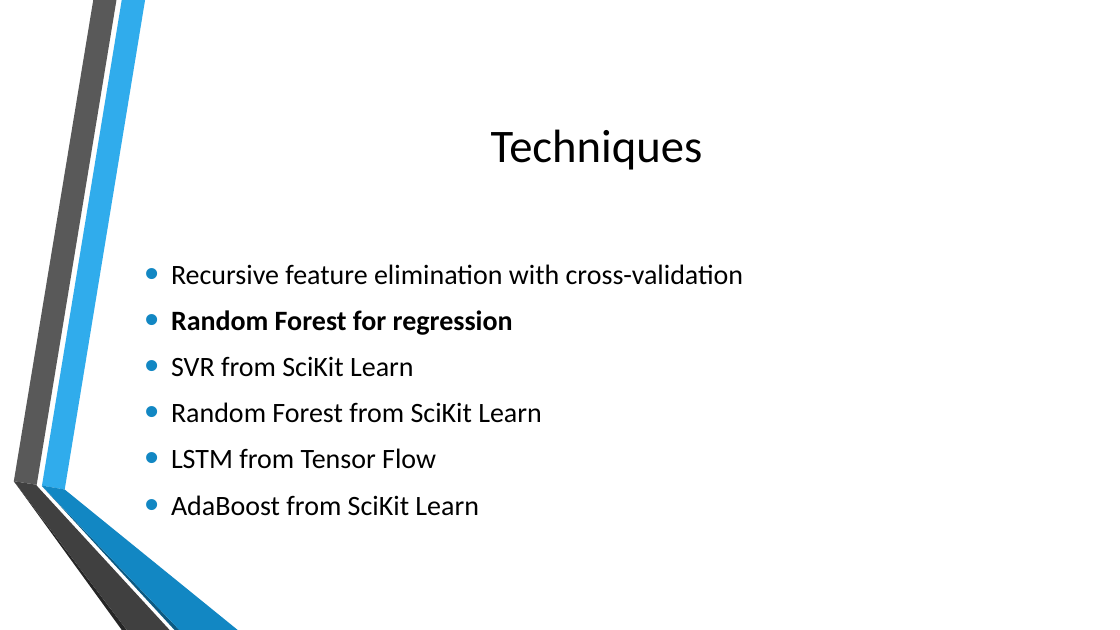
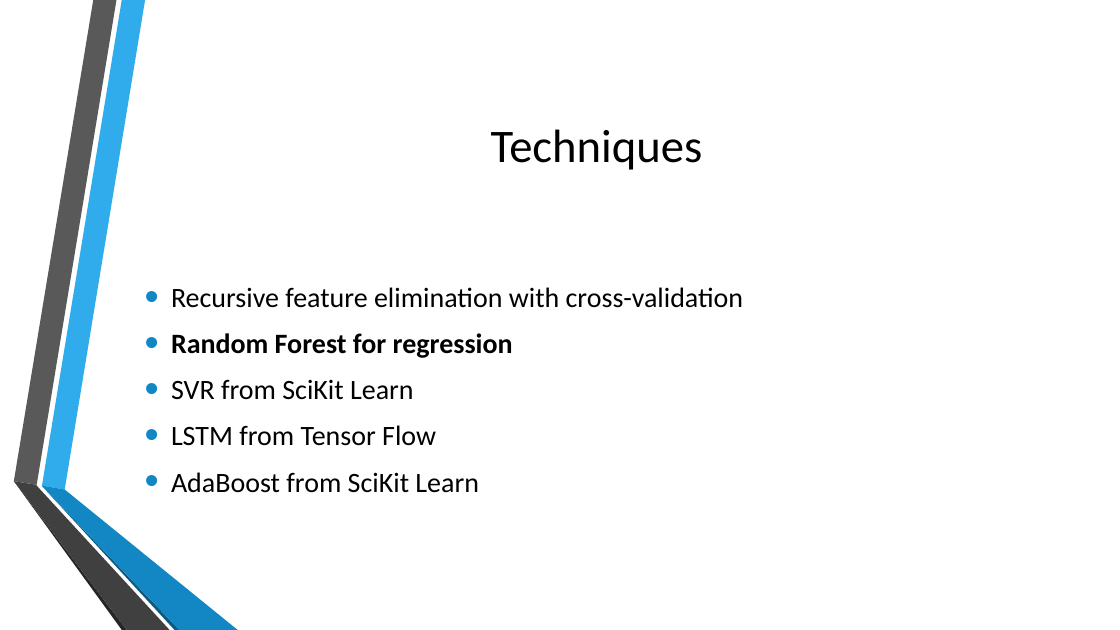
Before and after one commit to SahilC/AutomaticEssayGrading, a slide deck: slide 8 of presentation/Automatic Essay Grading_Final.pptx. Drawn at 1120x630 pixels with LibreOffice and Linux fonts; fonts in the diff are those of the drawing; background and template pictures are left out. Boxes give left, top, right and bottom in pixels: in the first picture for what was removed or moved away, otherwise in the second. Text is boxed around its words. In the diff, an @@ line names an element or a change of style, - is before the commit and + after.

```diff
--- a/presentation/Automatic Essay Grading_Final.pptx
+++ b/presentation/Automatic Essay Grading_Final.pptx
@@ text at (171,402,542,423): paragraph removed @@
-• Random Forest from SciKit Learn
```
Also in this commit, not shown: 2 other slides changed, 1 slide added.
